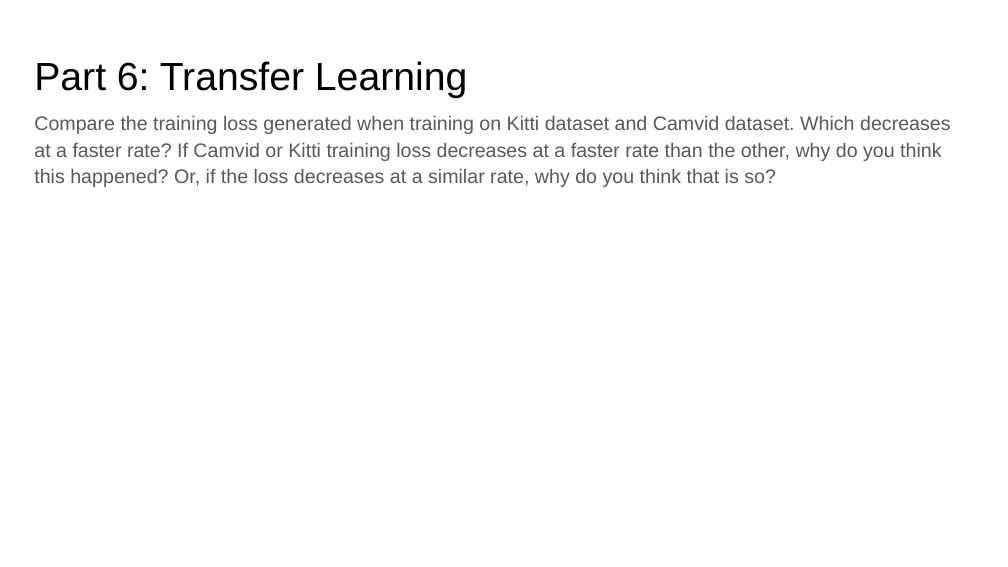
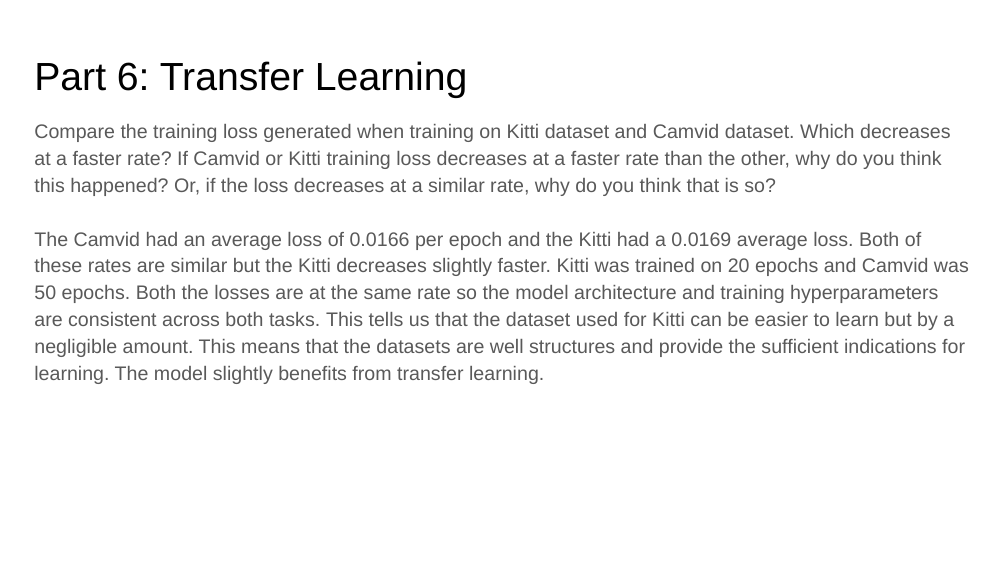
Before and after one commit to anirudh-arunkumar/ComputerVision, a slide deck: slide 8 of project-4-main/doc/proj4_report.pptx. Drawn at 1008x567 pixels with LibreOffice and Linux fonts; fonts in the diff are those of the drawing. Boxes give left, top, right and bottom in pixels: in the first picture for what was removed or moved away, otherwise in the second. Text is boxed around its words. In the diff, an @@ line names an element or a change of style, - is before the commit and + after.

```diff
--- a/project-4-main/doc/proj4_report.pptx
+++ b/project-4-main/doc/proj4_report.pptx
@@ text "Compare the training loss generated ...": place and size @@
-text "Compare the training loss generated ..." at <box>34,116,951,187</box>
+text "Compare the training loss generated ..." at <box>34,124,969,384</box>
@@ text at <box>34,232,969,384</box>: paragraph added @@
+The Camvid had an average loss of 0.0166 per epoch and the Kitti had a 0.0169 average loss. Both of these rates are similar but the Kitti decreases slightly faster. Kitti was trained on 20 epochs and Camvid was 50 epochs. Both the losses are at the same rate so the model architecture and training hyperparameters are consistent across both tasks. This tells us that the dataset used for Kitti can be easier to learn but by a negligible amount. This means that the datasets are well structures and provide the sufficient indications for learning. The model slightly benefits from transfer learning.
```
Also in this commit, not shown: 6 other slides changed, 19 other files.
